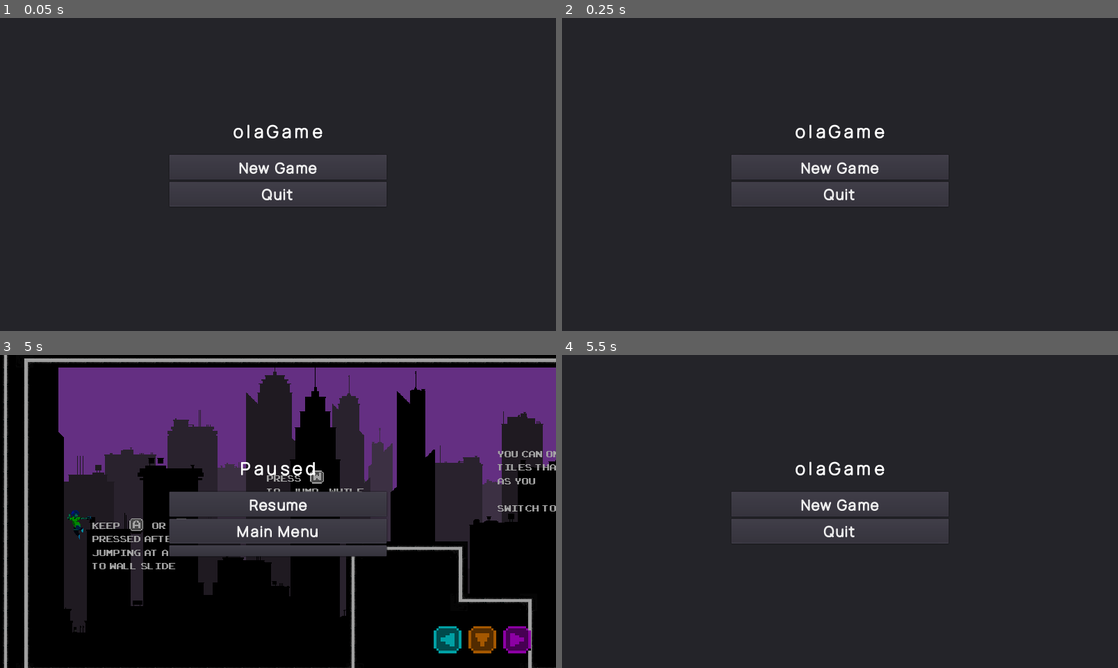
Above: before the commit, frames 1-4 (two rows, left to right).
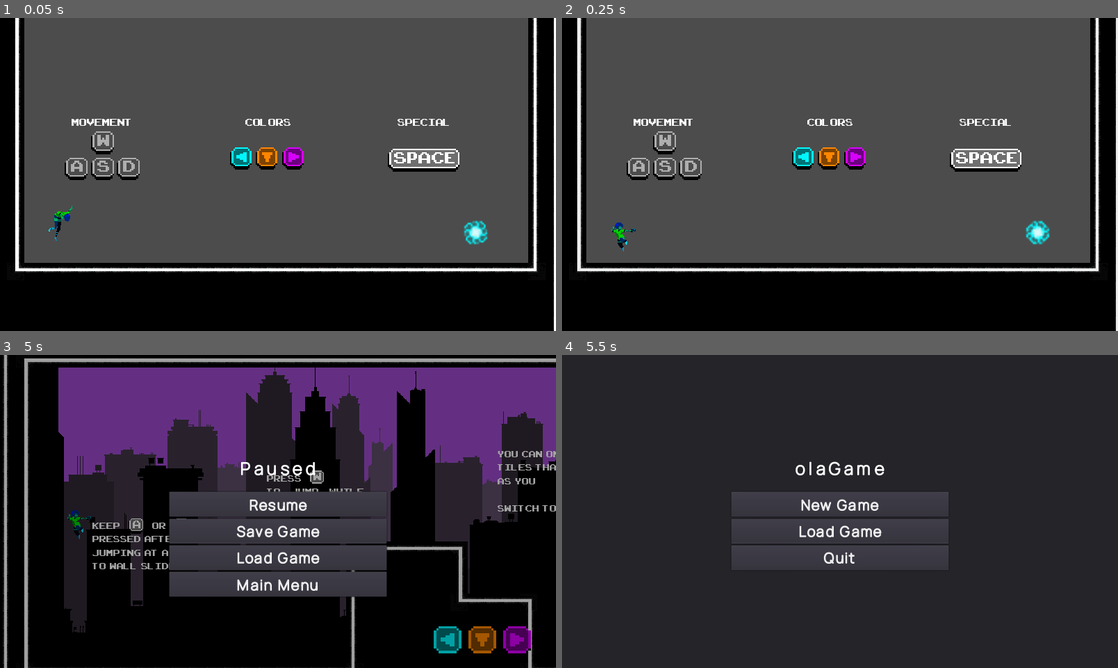
Above: after the commit, the same moments.

Repository: ivancdlarrain/olaGames
Game: Godot game, scene res://scenes/menus/Main_menu.tscn
Two runs of this game, one before a commit and one after it. Both use one fixed random seed, a clock stepped at 60 frames per second and the inputs below.
Inputs (mouse positions are in pixels of both pictures, inside the frame that each line leads up to):
- Up to frame 1 (0.05 s): no input
- Up to frame 2 (0.25 s): no input
- Up to frame 3 (5 s): click (278, 505) at 0.5 s, where only the run before the commit has a clickable "New Game"; hold Space (special) 1.28-2.03 s; hold D (WASD_right) 1.28-2.78 s; tap W (WASD_up) at 1.52, 2.27, 3.77, 4.52 s; tap Space (special) at 2.1, 3.6 s; hold A (WASD_left) 2.78-3.53 s; hold Space (special) 2.78-3.53 s; hold D (WASD_right) from 3.53 s (still down); hold Space (special) from 4.28 s (still down); tap Escape (Pause) at 4.9 s
- Up to frame 4 (5.5 s): release D (WASD_right) at 5 s; release Space (special) at 5 s; click "Main Menu" at 5 s

The runs differ from the first frame. In frame 1, 94% of the frame differs, in the area x 0-100%, y 0-100%; in frame 2, 94%; in frame 3, 5.1%; in frame 4, 2.2%.

Commit message:
added load game functionality
- bug that causes game to start in the previously saved state needs fixing

Diff:
--- a/assets/Drone.tscn
+++ b/assets/Drone.tscn
@@ -8,14 +8,13 @@
 radius = 40.0
 height = 0.0
 
-[sub_resource type="CircleShape2D" id=6]
+[sub_resource type="CircleShape2D" id=2]
 radius = 1058.0
 
-[sub_resource type="CircleShape2D" id=7]
+[sub_resource type="CircleShape2D" id=3]
 radius = 209.195
 
-[sub_resource type="Animation" id=2]
-resource_name = "charge"
+[sub_resource type="Animation" id=4]
 length = 0.4
 tracks/0/type = "bezier"
 tracks/0/path = NodePath("Sprite:frame")
@@ -28,8 +27,7 @@
 "times": PoolRealArray( 0, 0.1, 0.2, 0.3, 0.4 )
 }
 
-[sub_resource type="Animation" id=3]
-resource_name = "discharge"
+[sub_resource type="Animation" id=5]
 length = 0.5
 tracks/0/type = "bezier"
 tracks/0/path = NodePath("Sprite:frame")
@@ -42,8 +40,7 @@
 "times": PoolRealArray( 0, 0.1, 0.2, 0.3, 0.4, 0.5 )
 }
 
-[sub_resource type="Animation" id=4]
-resource_name = "idle"
+[sub_resource type="Animation" id=6]
 length = 0.4
 loop = true
 tracks/0/type = "bezier"
@@ -57,8 +54,7 @@
 "times": PoolRealArray( 0, 0.1, 0.2, 0.3 )
 }
 
-[sub_resource type="Animation" id=5]
-resource_name = "jump"
+[sub_resource type="Animation" id=7]
 length = 0.4
 tracks/0/type = "bezier"
 tracks/0/path = NodePath("Sprite:frame")
@@ -94,21 +90,21 @@
 
 [node name="CollisionShape2D" type="CollisionShape2D" parent="DetectionArea"]
 position = Vector2( 1.47021, 0 )
-shape = SubResource( 6 )
+shape = SubResource( 2 )
 
 [node name="ActivationArea" type="Area2D" parent="."]
 collision_layer = 2
 collision_mask = 2
 
 [node name="CollisionShape2D" type="CollisionShape2D" parent="ActivationArea"]
-shape = SubResource( 7 )
+shape = SubResource( 3 )
 
 [node name="DetectionRay" type="RayCast2D" parent="."]
 enabled = true
 collision_mask = 2
 
 [node name="AnimationPlayer" type="AnimationPlayer" parent="."]
-anims/charge = SubResource( 2 )
-anims/discharge = SubResource( 3 )
-anims/idle = SubResource( 4 )
-anims/jump = SubResource( 5 )
+anims/charge = SubResource( 4 )
+anims/discharge = SubResource( 5 )
+anims/idle = SubResource( 6 )
+anims/jump = SubResource( 7 )
--- a/data/savegames/savegame.json
+++ b/data/savegames/savegame.json
@@ -1 +1 @@
-{"/root/Demo1/KinematicBody2D":{"pos":{"x":2039.768311,"y":340.580292},"scene_path":"/root/Demo1"}}
+{"/root/Tutorial 1/Player":{"scene_path":"res://scenes/Tutorials/Tutorial 1.tscn"}}
--- a/project.godot
+++ b/project.godot
@@ -38,6 +38,7 @@
 
 window/size/height=576
 window/size/borderless=true
+window/size/fullscreen=true
 window/stretch/mode="2d"
 window/stretch/aspect="keep"
 
--- a/scenes/menus/Main_menu.tscn
+++ b/scenes/menus/Main_menu.tscn
@@ -63,11 +63,19 @@
 custom_fonts/font = SubResource( 2 )
 text = "New Game"
 
-[node name="NewGame2" type="Button" parent="CanvasLayer/VBoxContainer"]
+[node name="Load Game" type="Button" parent="CanvasLayer/VBoxContainer"]
 margin_top = 115.0
 margin_right = 400.0
 margin_bottom = 161.0
 custom_fonts/font = SubResource( 2 )
+text = "Load Game"
+
+[node name="NewGame2" type="Button" parent="CanvasLayer/VBoxContainer"]
+margin_top = 165.0
+margin_right = 400.0
+margin_bottom = 211.0
+custom_fonts/font = SubResource( 2 )
 text = "Quit"
 [connection signal="pressed" from="CanvasLayer/VBoxContainer/NewGame" to="." method="_on_NewGame_pressed"]
+[connection signal="pressed" from="CanvasLayer/VBoxContainer/Load Game" to="." method="_on_Load_Game_pressed"]
 [connection signal="pressed" from="CanvasLayer/VBoxContainer/NewGame2" to="." method="_on_NewGame2_pressed"]
--- a/scenes/menus/Pause_menu.tscn
+++ b/scenes/menus/Pause_menu.tscn
@@ -71,16 +71,27 @@
 custom_fonts/font = SubResource( 2 )
 text = "Resume"
 
+[node name="Save" type="Button" parent="Pause/CanvasLayer/VBoxContainer"]
+margin_top = 115.0
+margin_right = 400.0
+margin_bottom = 161.0
+custom_fonts/font = SubResource( 2 )
+text = "Save Game"
+
+[node name="Load" type="Button" parent="Pause/CanvasLayer/VBoxContainer"]
+margin_top = 115.0
+margin_right = 400.0
+margin_bottom = 161.0
+custom_fonts/font = SubResource( 2 )
+text = "Load Game"
+
 [node name="Main Menu" type="Button" parent="Pause/CanvasLayer/VBoxContainer"]
 margin_top = 115.0
 margin_right = 400.0
 margin_bottom = 161.0
 custom_fonts/font = SubResource( 2 )
 text = "Main Menu"
-
-[node name="Save" type="Button" parent="Pause/CanvasLayer/VBoxContainer"]
-margin_right = 12.0
-margin_bottom = 20.0
 [connection signal="pressed" from="Pause/CanvasLayer/VBoxContainer/Resume" to="Pause" method="_on_Resume_pressed"]
+[connection signal="pressed" from="Pause/CanvasLayer/VBoxContainer/Save" to="Pause" method="_on_Save_pressed"]
+[connection signal="pressed" from="Pause/CanvasLayer/VBoxContainer/Load" to="Pause" method="_on_Load_pressed"]
 [connection signal="pressed" from="Pause/CanvasLayer/VBoxContainer/Main Menu" to="Pause" method="_on_Main_Menu_pressed"]
-[connection signal="pressed" from="Pause/CanvasLayer/VBoxContainer/Save" to="Pause" method="_on_Save_pressed"]
--- a/scripts/Main_menu.gd
+++ b/scripts/Main_menu.gd
@@ -9,3 +9,7 @@
 
 func _on_NewGame2_pressed():
 	get_tree().quit()
+
+
+func _on_Load_Game_pressed():
+	Save.load_game()
--- a/scripts/Pause.gd
+++ b/scripts/Pause.gd
@@ -24,3 +24,10 @@
 
 func _on_Save_pressed():
 	Save.save_game()
+
+
+func _on_Load_pressed():
+	Save.load_game()
+	get_tree().paused = false
+	visible = false
+	$CanvasLayer/VBoxContainer.visible = false
--- a/scripts/Player.gd
+++ b/scripts/Player.gd
@@ -144,10 +144,13 @@
 
 func save():
 	var save_dict = {
-		pos = {
-			x = get_position().x,
-			y = get_position().y
-		},
-		scene_path = get_owner().get_path()
+		scene_path = get_owner().filename
+
+		#LEAVE THIS AS IS, NEEDS FIXING
+#		pos = {
+#			x = get_position().x,
+#			y = get_position().y
+#		},
+
 	}
 	return save_dict
--- a/scripts/save.gd
+++ b/scripts/save.gd
@@ -20,5 +20,22 @@
 	savefile.close()
 
 func load_game():
-	#Load Game
+	var savefile = File.new()
+	if not savefile.file_exists(SAVE_PATH):
+		return
+
+	savefile.open(SAVE_PATH, File.READ)
+	var save_data = {}
+	save_data = JSON.parse(savefile.get_as_text()).result
+
+	for node_path in save_data.keys():
+		for attribute in save_data[node_path]:
+			if attribute == "scene_path":
+				get_tree().change_scene(save_data[node_path]["scene_path"])
+
+				#LEAVE THIS AS IS, NEEDS FIXING
+#			if attribute == "pos":
+#				node.set_position(Vector2(save_data[node_path]["pos"]["x"], save_data[node_path]["pos"]["y"]))
+
+	savefile.close()
 	pass
